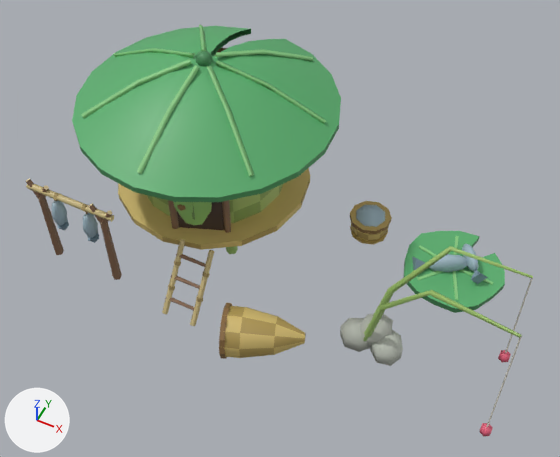
An edit to the glTF model godot/art/models/fisher.glb, drawn before and after from the same camera.
The view is the same before and after, from a camera (50 mm lens) standing at (1.88, -3.86, 5.11) and looking at (0.1, -0.29, 0.64). Every picture has the same lights, and +X, +Y and +Z are marked at lower left. The first picture is the older version.

Names of what the first picture shows: 'body', 'body_nh', 'body_nl'.
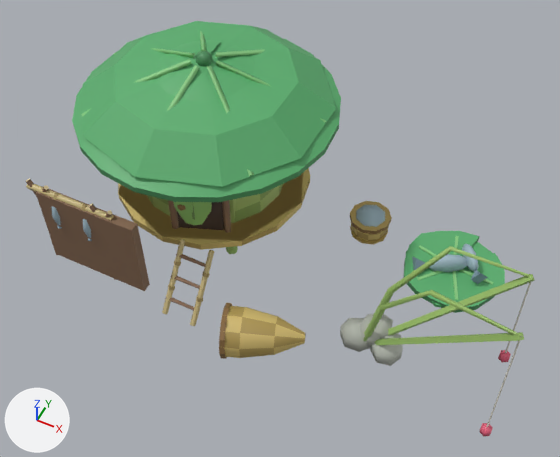
What changed in the scene script:
```text
Add me_body__far:
    me_body__far.from_pydata(...)  # 136 vertices, 228 faces; spans x -1.75..2.02, y -0.93..1.15, z -0.02..1.62
    me_body__far.materials.append(mat_defaultmaterial_001)
Add ob_body__far:
    ob_body__far = bpy.data.objects.new('body__far', me_body__far)
    ob_body__far.location = (0.0, 0.0, 0.0)
```

Where the change shows, as pixel boxes [x1, y1, x2, y2] in the pictures (560 x 457 px):
'body__far', added (green)
    after: [35, 21, 535, 345]
'body_nl', unchanged, covered by the edit
    before: [72, 26, 341, 225]
    after: [72, 39, 341, 225]
